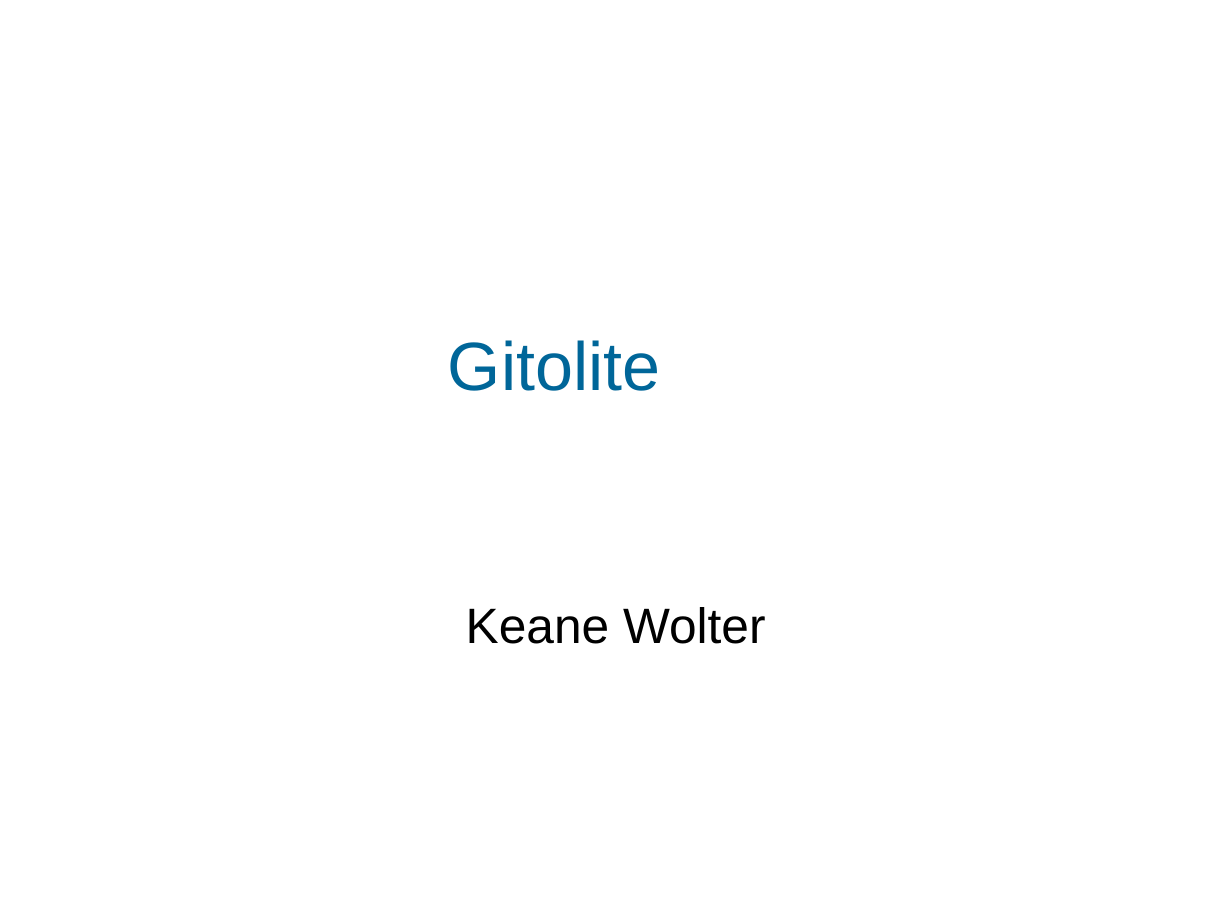
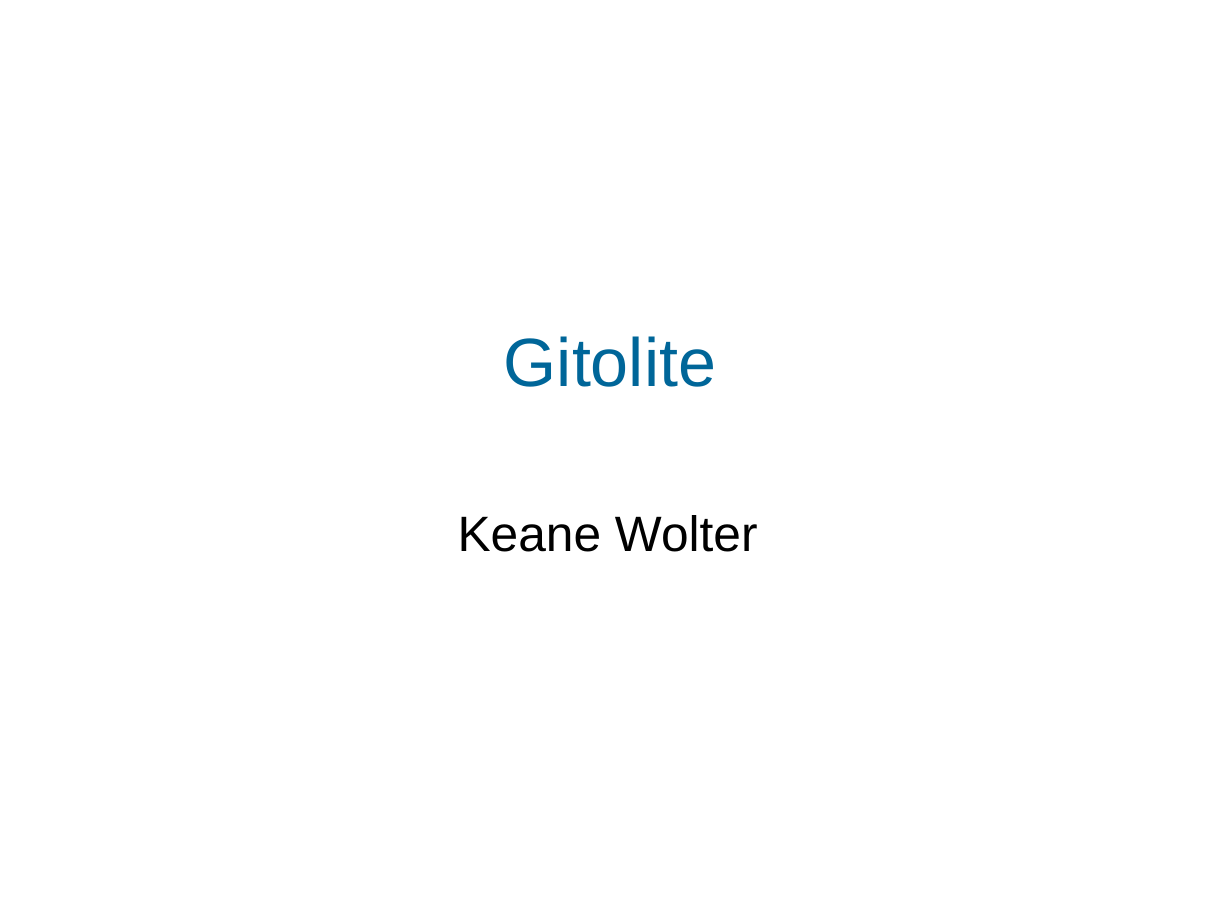
Before and after one commit to daemoneye/Gitolite-talk, a slide deck: slide 1 of gitolite.odp. Drawn at 1232x924 pixels with LibreOffice and Linux fonts; fonts in the diff are those of the drawing; background and template pictures are left out. Boxes give left, top, right and bottom in pixels: in the first picture for what was removed or moved away, otherwise in the second. Text is boxed around its words. In the diff, an @@ line names an element or a change of style, - is before the commit and + after.

```diff
--- a/gitolite.odp
+++ b/gitolite.odp
@@ title "Gitolite": place and size @@
-title "Gitolite" at <box>448,340,660,391</box>
+title "Gitolite" at <box>504,336,716,387</box>
@@ subtitle "Keane Wolter": place and size @@
-subtitle "Keane Wolter" at <box>466,607,766,644</box>
+subtitle "Keane Wolter" at <box>458,515,758,552</box>
```
Also in this commit, not shown: 2 other slides changed.
